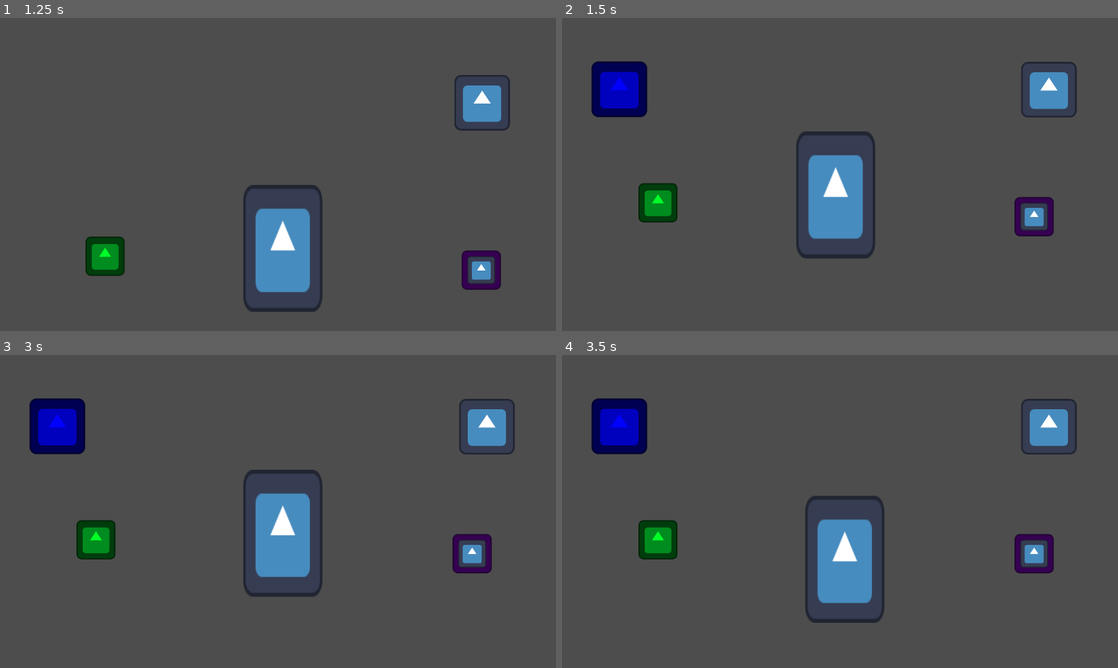
Above: before the commit, frames 1-4 (two rows, left to right).
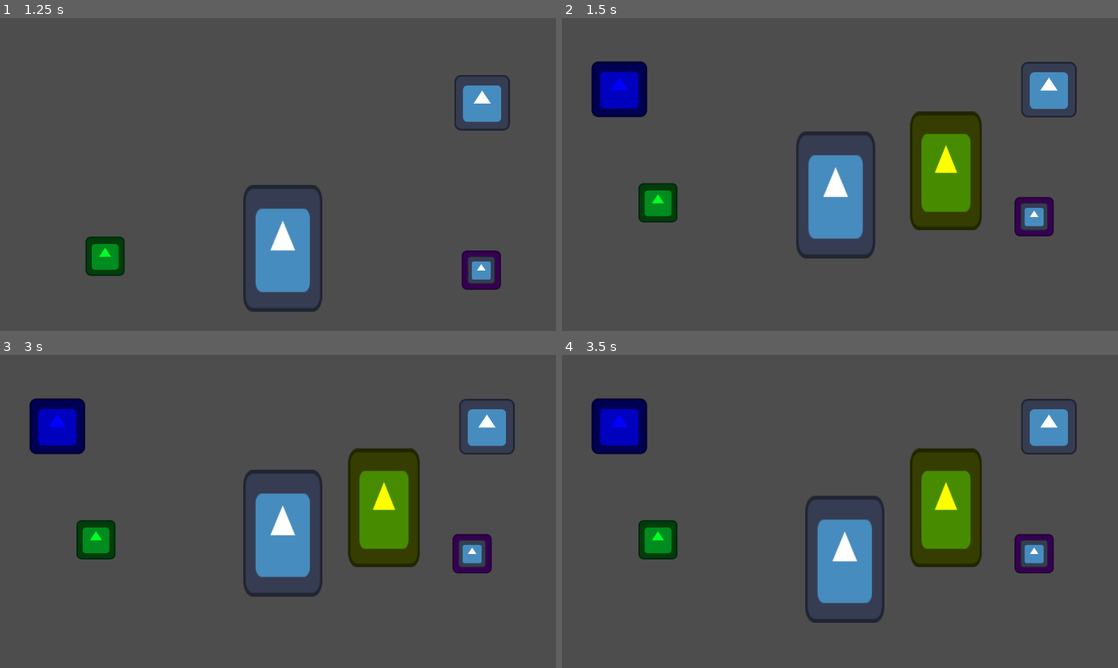
Above: after the commit, the same moments.

Repository: luankaike-code/felpo-jam-2026
Game: Godot game, scene res://scenes/screens/root_game.tscn
Same seed, same stepped clock (60 frames per second), same inputs: the game is played once before the commit and once after it. The engine's default icon, where the game draws it, is replaced by a stand-in: a white triangle on a blue panel in a dark square.
Inputs (mouse positions are in pixels of both pictures, inside the frame that each line leads up to):
- Up to frame 1 (1.25 s): click "Iniciar" at 0.5 s
- Up to frame 2 (1.5 s): tap Enter (ui_accept) at 1.25 s; drag from (1045, 271) to (667, 255) at 1.27 s
- Up to frame 3 (3 s): tap Enter (ui_accept) at 2, 2.75 s; drag from (472, 552) to (94, 539) at 2.02 s; move the mouse to (283, 586) at 2.77 s; click (283, 586) at 2.92 s
- Up to frame 4 (3.5 s): no input

Frame 1 is identical in both runs. In frame 2, 4.8% of the frame differs, in the area x 62-76%, y 29-68%; in frame 3, 4.8%; in frame 4, 4.8%.

Commit message:
Create runes book

Diff:
--- /dev/null
+++ b/felpojam-2026-game-code/scenes/entitys/runes_book.tscn
@@ -0,0 +1,20 @@
+[gd_scene format=3 uid="uid://c3lqkcqrxakfj"]
+
+[ext_resource type="Script" uid="uid://gtq1ps6piji8" path="res://scripts/entitys/runes_book.gd" id="1_uhnbf"]
+[ext_resource type="Texture2D" uid="uid://n85kss5ltq1u" path="res://icon.svg" id="2_nr2cd"]
+
+[sub_resource type="CapsuleShape2D" id="CapsuleShape2D_knte8"]
+radius = 79.0
+height = 276.0
+
+[node name="RunesBook" type="Area2D" unique_id=1322508017]
+script = ExtResource("1_uhnbf")
+metadata/_custom_type_script = "uid://cofhru7hxcyx6"
+
+[node name="Sprite" type="Sprite2D" parent="." unique_id=2000990164]
+modulate = Color(1, 1, 0, 1)
+scale = Vector2(1.2890625, 2.1328125)
+texture = ExtResource("2_nr2cd")
+
+[node name="CollisionShape2D" type="CollisionShape2D" parent="." unique_id=1584945089]
+shape = SubResource("CapsuleShape2D_knte8")
--- /dev/null
+++ b/felpojam-2026-game-code/scenes/pop_ups/pop_up_runes_book_content.tscn
@@ -0,0 +1,124 @@
+[gd_scene format=3 uid="uid://cxefrbtyhj036"]
+
+[ext_resource type="Script" uid="uid://j1f2povy54b7" path="res://scripts/pop_ups/pop_up_runes_book_content.gd" id="1_mneh7"]
+
+[node name="PopUpRunesBookContent" type="Node2D" unique_id=1903235367]
+script = ExtResource("1_mneh7")
+metadata/_custom_type_script = "uid://m741nhr6vpsv"
+
+[node name="CanvasLayer" type="CanvasLayer" parent="." unique_id=445064562]
+
+[node name="Control" type="Control" parent="CanvasLayer" unique_id=588388932]
+layout_mode = 3
+anchors_preset = 15
+anchor_right = 1.0
+anchor_bottom = 1.0
+grow_horizontal = 2
+grow_vertical = 2
+
+[node name="MarginContainer" type="MarginContainer" parent="CanvasLayer/Control" unique_id=108109897]
+layout_mode = 1
+anchors_preset = 15
+anchor_right = 1.0
+anchor_bottom = 1.0
+grow_horizontal = 2
+grow_vertical = 2
+theme_override_constants/margin_left = 200
+theme_override_constants/margin_top = 100
+theme_override_constants/margin_right = 200
+theme_override_constants/margin_bottom = 100
+
+[node name="TabContainer" type="TabContainer" parent="CanvasLayer/Control/MarginContainer" unique_id=1448091430]
+layout_mode = 2
+current_tab = 1
+
+[node name="pag 1" type="TabBar" parent="CanvasLayer/Control/MarginContainer/TabContainer" unique_id=858867472]
+visible = false
+layout_mode = 2
+metadata/_tab_index = 0
+
+[node name="MarginContainer" type="MarginContainer" parent="CanvasLayer/Control/MarginContainer/TabContainer/pag 1" unique_id=411762270]
+layout_mode = 1
+anchors_preset = 15
+anchor_right = 1.0
+anchor_bottom = 1.0
+grow_horizontal = 2
+grow_vertical = 2
+theme_override_constants/margin_left = 13
+theme_override_constants/margin_top = 13
+theme_override_constants/margin_right = 13
+theme_override_constants/margin_bottom = 13
+
+[node name="Label" type="Label" parent="CanvasLayer/Control/MarginContainer/TabContainer/pag 1/MarginContainer" unique_id=700241627]
+layout_mode = 2
+size_flags_horizontal = 8
+size_flags_vertical = 0
+text = "Pag. 1"
+
+[node name="pag 2" type="TabBar" parent="CanvasLayer/Control/MarginContainer/TabContainer" unique_id=1792896792]
+layout_mode = 2
+metadata/_tab_index = 1
+
+[node name="MarginContainer" type="MarginContainer" parent="CanvasLayer/Control/MarginContainer/TabContainer/pag 2" unique_id=1708707253]
+layout_mode = 1
+anchors_preset = 15
+anchor_right = 1.0
+anchor_bottom = 1.0
+grow_horizontal = 2
+grow_vertical = 2
+theme_override_constants/margin_left = 13
+theme_override_constants/margin_top = 13
+theme_override_constants/margin_right = 13
+theme_override_constants/margin_bottom = 13
+
+[node name="Label" type="Label" parent="CanvasLayer/Control/MarginContainer/TabContainer/pag 2/MarginContainer" unique_id=777097954]
+layout_mode = 2
+size_flags_horizontal = 8
+size_flags_vertical = 0
+text = "Pag. 2"
+
+[node name="pag 3" type="TabBar" parent="CanvasLayer/Control/MarginContainer/TabContainer" unique_id=1775413359]
+visible = false
+layout_mode = 2
+metadata/_tab_index = 2
+
+[node name="MarginContainer" type="MarginContainer" parent="CanvasLayer/Control/MarginContainer/TabContainer/pag 3" unique_id=1318826695]
+layout_mode = 1
+anchors_preset = 15
+anchor_right = 1.0
+anchor_bottom = 1.0
+grow_horizontal = 2
+grow_vertical = 2
+theme_override_constants/margin_left = 13
+theme_override_constants/margin_top = 13
+theme_override_constants/margin_right = 13
+theme_override_constants/margin_bottom = 13
+
+[node name="Label" type="Label" parent="CanvasLayer/Control/MarginContainer/TabContainer/pag 3/MarginContainer" unique_id=1424286833]
+layout_mode = 2
+size_flags_horizontal = 8
+size_flags_vertical = 0
+text = "Pag. 3"
+
+[node name="pag 4" type="TabBar" parent="CanvasLayer/Control/MarginContainer/TabContainer" unique_id=968087411]
+visible = false
+layout_mode = 2
+metadata/_tab_index = 3
+
+[node name="MarginContainer" type="MarginContainer" parent="CanvasLayer/Control/MarginContainer/TabContainer/pag 4" unique_id=806547186]
+layout_mode = 1
+anchors_preset = 15
+anchor_right = 1.0
+anchor_bottom = 1.0
+grow_horizontal = 2
+grow_vertical = 2
+theme_override_constants/margin_left = 13
+theme_override_constants/margin_top = 13
+theme_override_constants/margin_right = 13
+theme_override_constants/margin_bottom = 13
+
+[node name="Label" type="Label" parent="CanvasLayer/Control/MarginContainer/TabContainer/pag 4/MarginContainer" unique_id=1614294770]
+layout_mode = 2
+size_flags_horizontal = 8
+size_flags_vertical = 0
+text = "Pag. 4"
--- a/felpojam-2026-game-code/scenes/screens/game.tscn
+++ b/felpojam-2026-game-code/scenes/screens/game.tscn
@@ -7,6 +7,7 @@
 [ext_resource type="PackedScene" uid="uid://u8y44k7yvr7j" path="res://scenes/camera_in_game.tscn" id="5_ln6eb"]
 [ext_resource type="PackedScene" uid="uid://bir3pakybp2iq" path="res://scenes/entitys/trash.tscn" id="6_4ji0l"]
 [ext_resource type="PackedScene" uid="uid://6euiloaerot" path="res://scenes/entitys/paper_teleporter.tscn" id="7_0q6jn"]
+[ext_resource type="PackedScene" uid="uid://c3lqkcqrxakfj" path="res://scenes/entitys/runes_book.tscn" id="8_kauht"]
 
 [node name="Game" type="Node2D" unique_id=1475156608]
 script = ExtResource("1_iwlfa")
@@ -42,3 +43,7 @@
 [node name="PaperTeleporter2" parent="." unique_id=1691328122 node_paths=PackedStringArray("linked_teleporter") instance=ExtResource("7_0q6jn")]
 position = Vector2(470, -165)
 linked_teleporter = NodePath("../PaperTeleporter")
+
+[node name="RunesBook" parent="." unique_id=1322508017 instance=ExtResource("8_kauht")]
+z_index = 400
+position = Vector2(244, 712)
--- /dev/null
+++ b/felpojam-2026-game-code/scripts/entitys/runes_book.gd
@@ -0,0 +1,8 @@
+class_name RunesBook extends Draggable
+
+signal open
+
+func _input_event(viewport: Viewport, event: InputEvent, shape_idx: int) -> void:
+	if event is InputEventMouseButton:
+		if event.button_index == MOUSE_BUTTON_RIGHT and event.is_pressed():
+			open.emit()
--- /dev/null
+++ b/felpojam-2026-game-code/scripts/pop_ups/pop_up_runes_book_content.gd
@@ -0,0 +1,5 @@
+extends PopUp
+
+func _input(event: InputEvent) -> void:
+	if Input.is_action_just_pressed("ui_cancel"):
+		queue_free()
--- a/felpojam-2026-game-code/scripts/screens/game.gd
+++ b/felpojam-2026-game-code/scripts/screens/game.gd
@@ -1,7 +1,15 @@
 extends ScreenWithPopUp
 
 var packed_menu_in_game := preload("res://scenes/pop_ups/pop_up_menu_in_game.tscn") as PackedScene
+var packed_runes_book_content := preload("res://scenes/pop_ups/pop_up_runes_book_content.tscn") as PackedScene
 @onready var camera_in_game := $CameraInGame as CameraInGame
+@onready var runes_book := $RunesBook as RunesBook
+
+func _ready() -> void:
+	runes_book.open.connect(open_runes_book)
+
+func open_runes_book():
+	factory_pop_up(packed_runes_book_content.instantiate())
 
 func _pop_mensage(mensage: PopUpMensage):
 	if mensage is PopUpMensageOpenPopUp:
Not shown, added: felpojam-2026-game-code/scripts/entitys/runes_book.gd.uid
Not shown, added: felpojam-2026-game-code/scripts/pop_ups/pop_up_runes_book_content.gd.uid
